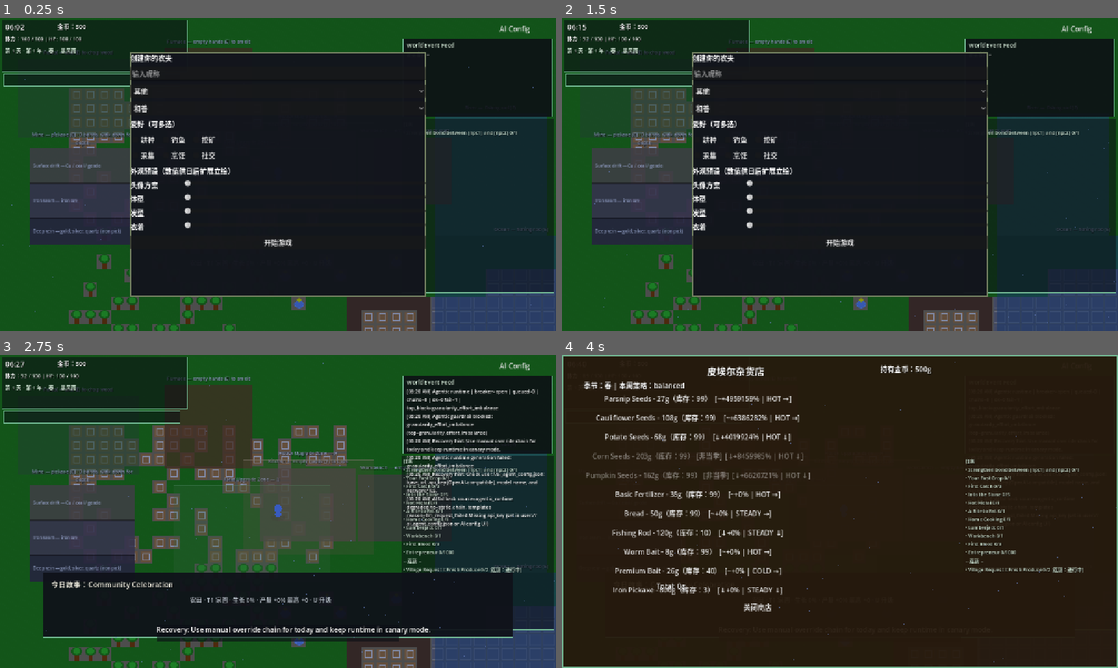
Above: before the commit, frames 1-4 (two rows, left to right).
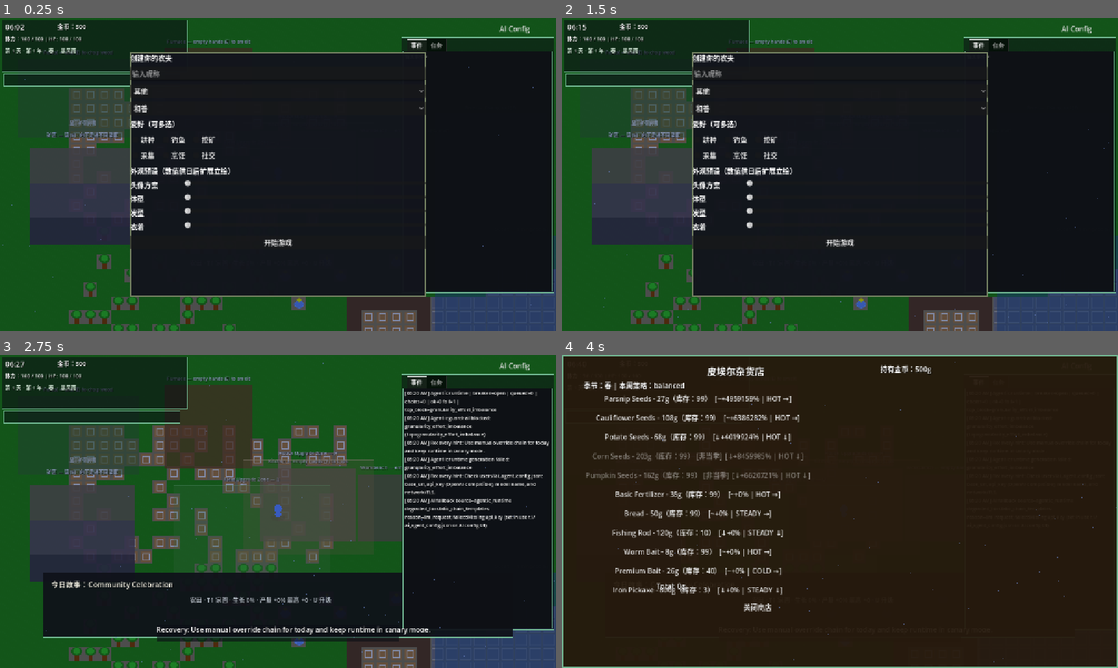
Above: after the commit, the same moments.

Repository: whu3554055-crypto/Stardew-Valley-AI
Game: Godot game, scene res://scenes/main.tscn
Same seed, same stepped clock (60 frames per second), same inputs: the game is played once before the commit and once after it. Sound files missing from this copy of the repository are replaced by a short silence.
Inputs (mouse positions are in pixels of both pictures, inside the frame that each line leads up to):
- Up to frame 1 (0.25 s): no input
- Up to frame 2 (1.5 s): click (645, 121) at 0.5 s, where only the run after the commit has a clickable "显示矿带说明"; click (645, 121) at 1.25 s, where only the run after the commit has a clickable "隐藏矿带说明"
- Up to frame 3 (2.75 s): click "开始游戏" at 2 s
- Up to frame 4 (4 s): click "AI Config" at 2.75 s; move the mouse to (962, 495) at 3.52 s; press the mouse at (962, 495) at 3.53 s; hold D (move_right) from 3.53 s (still down); tap B (open_shop) at 3.77 s

The runs differ from the first frame. In frame 1, 3.2% of the frame differs, in the area x 5-100%, y 6-88%; in frame 2, 9.3%; in frame 3, 12%, in the area x 3-100%, y 6-88%; in frame 4, 1.0%.

Commit message:
Journal tabs (events/quests) and collapsible mine ore labels
Made-with: Cursor

Diff:
--- a/data/ui/messages_en.json
+++ b/data/ui/messages_en.json
@@ -68,7 +68,12 @@
     "quest_tag_chain_failed": " [Chain: Failed]",
     "quest_tag_chain_active": " [Chain: Active]",
     "quest_tag_recovery": " [Recovery]",
-    "world_feed_empty": "No events yet."
+    "world_feed_empty": "No events yet.",
+    "tab_events": "Events",
+    "tab_quests": "Quests",
+    "mine_hint_short": "Mine — pickaxe (E) · walk down for depth",
+    "mine_bands_show": "Show ore labels",
+    "mine_bands_hide": "Hide ore labels"
   },
   "ui": {
     "audio_panel_title": "Audio mix (dB) — saved automatically",
--- a/data/ui/messages_zh_CN.json
+++ b/data/ui/messages_zh_CN.json
@@ -68,7 +68,12 @@
     "quest_tag_chain_failed": " [连锁：失败]",
     "quest_tag_chain_active": " [连锁：进行中]",
     "quest_tag_recovery": " [恢复]",
-    "world_feed_empty": "暂无事件。"
+    "world_feed_empty": "暂无事件。",
+    "tab_events": "事件",
+    "tab_quests": "任务",
+    "mine_hint_short": "矿区 — 镐 (E) · 向下走进不同深度",
+    "mine_bands_show": "显示矿带说明",
+    "mine_bands_hide": "隐藏矿带说明"
   },
   "ui": {
     "audio_panel_title": "音频混音（分贝）— 自动保存",
--- a/scenes/main.gd
+++ b/scenes/main.gd
@@ -14,7 +14,7 @@
 @onready var day_label = $UILayer/DayLabel
 @onready var stamina_label = $UILayer/StaminaLabel
 @onready var ai_config_button = $UILayer/AIConfigButton
-@onready var world_event_feed_label = $UILayer/WorldEventFeed/Content
+@onready var world_event_feed_label = $UILayer/RightJournalTabs/Events/EventScroll/Content
 @onready var quick_tip_label = $UILayer/QuickTipLabel
 @onready var quick_tip_timer = $UILayer/QuickTipTimer
 @onready var activity_zone_label = $UILayer/ActivityZoneLabel
@@ -24,7 +24,7 @@
 @onready var almanac_panel = $UILayer/AlmanacPanel
 @onready var recipe_picker = $UILayer/RecipePicker
 @onready var shop_ui = $UILayer/ShopUI
-@onready var quest_log_label = $UILayer/QuestLogScroll/QuestLogLabel
+@onready var quest_log_label = $UILayer/RightJournalTabs/Quests/QuestLogScroll/QuestLogLabel
 
 var current_npc = null
 var ai_config_scene = preload("res://scenes/ai_config_ui.tscn")
@@ -230,6 +230,7 @@
 	_load_combat_weapons_config()
 	_load_combat_enemies_config()
 	_apply_a3_ui_polish()
+	_connect_mine_bands_toggle()
 
 	if not GameManager.player_data.get("profile", {}).get("confirmed", false):
 		call_deferred("_open_player_creation")
@@ -313,6 +314,8 @@
 
 func _on_locale_changed(_code: String) -> void:
 	update_ui()
+	_apply_journal_tab_titles()
+	_refresh_mine_area_locale()
 	_refresh_quest_log()
 	if audio_mix_panel and audio_mix_panel.has_method("refresh_locale_text"):
 		audio_mix_panel.refresh_locale_text()
@@ -362,26 +365,22 @@
 		activity_zone_label.add_theme_color_override("font_shadow_color", Color(0, 0, 0, 0.5))
 		activity_zone_label.add_theme_constant_override("shadow_offset_x", 1)
 		activity_zone_label.add_theme_constant_override("shadow_offset_y", 1)
-	var wef: Panel = ui_layer.get_node_or_null("WorldEventFeed") as Panel
-	if wef:
-		var wsb := StyleBoxFlat.new()
-		wsb.bg_color = Color(0.05, 0.06, 0.08, 0.88)
-		wsb.set_border_width_all(1)
-		wsb.border_color = Color(0.35, 0.32, 0.22)
-		wsb.content_margin_left = 8
-		wsb.content_margin_top = 6
-		wsb.content_margin_right = 8
-		wsb.content_margin_bottom = 6
-		wef.add_theme_stylebox_override("panel", wsb)
+	var wsb := StyleBoxFlat.new()
+	wsb.bg_color = Color(0.05, 0.06, 0.08, 0.88)
+	wsb.set_border_width_all(1)
+	wsb.border_color = Color(0.35, 0.32, 0.22)
+	wsb.content_margin_left = 6
+	wsb.content_margin_top = 6
+	wsb.content_margin_right = 6
+	wsb.content_margin_bottom = 6
+	for tab_panel_name: String in ["Events", "Quests"]:
+		var tp: Panel = ui_layer.get_node_or_null("RightJournalTabs/%s" % tab_panel_name) as Panel
+		if tp:
+			tp.add_theme_stylebox_override("panel", wsb.duplicate() as StyleBoxFlat)
 	if world_event_feed_label:
 		world_event_feed_label.add_theme_color_override("font_shadow_color", Color(0, 0, 0, 0.45))
 		world_event_feed_label.add_theme_constant_override("shadow_offset_x", 1)
 		world_event_feed_label.add_theme_constant_override("shadow_offset_y", 1)
-	var wef_title: Label = ui_layer.get_node_or_null("WorldEventFeed/Title") as Label
-	if wef_title:
-		wef_title.add_theme_color_override("font_shadow_color", Color(0, 0, 0, 0.45))
-		wef_title.add_theme_constant_override("shadow_offset_x", 1)
-		wef_title.add_theme_constant_override("shadow_offset_y", 1)
 	if ai_config_button:
 		var bsb := StyleBoxFlat.new()
 		bsb.bg_color = Color(0.11, 0.12, 0.16, 0.92)
@@ -417,7 +416,7 @@
 		q_bg.mouse_filter = Control.MOUSE_FILTER_IGNORE
 		q_bg.set_anchors_preset(Control.PRESET_TOP_LEFT)
 		q_bg.offset_left = 924.0
-		q_bg.offset_top = 232.0
+		q_bg.offset_top = 44.0
 		q_bg.offset_right = 1276.0
 		q_bg.offset_bottom = 632.0
 		var qsb := StyleBoxFlat.new()
@@ -461,6 +460,7 @@
 		ui_layer.add_child(qtb)
 		ui_layer.move_child(qtb, quick_tip_label.get_index())
 	_style_world_zone_presentation()
+	_apply_journal_tab_titles()
 	_apply_seasonal_hud_tint()
 	_sync_hud_backdrop_layout()
 
@@ -477,7 +477,7 @@
 	var qb: Panel = ui_layer.get_node_or_null("QuestLogBackdrop") as Panel
 	if qb:
 		qb.offset_left = 924.0
-		qb.offset_top = 232.0
+		qb.offset_top = 44.0
 		qb.offset_right = 1276.0
 		qb.offset_bottom = 632.0
 	var ab: Panel = ui_layer.get_node_or_null("ActivityZoneBackdrop") as Panel
@@ -515,6 +515,16 @@
 	var house_overlay: Polygon2D = get_node_or_null("HouseUpgradeArea/Overlay") as Polygon2D
 	if house_overlay:
 		house_overlay.color = Color(0.66, 0.52, 0.34, 0.24)
+	var mine_tb: Button = get_node_or_null("MineArea/MineBandsToggle") as Button
+	if mine_tb:
+		var msb := StyleBoxFlat.new()
+		msb.bg_color = Color(0.11, 0.12, 0.15, 0.92)
+		msb.set_border_width_all(1)
+		msb.border_color = Color(0.38, 0.34, 0.24)
+		mine_tb.flat = true
+		for st: String in ["normal", "hover", "pressed"]:
+			mine_tb.add_theme_stylebox_override(st, msb.duplicate() as StyleBoxFlat)
+	_refresh_mine_area_locale()
 
 
 func _panel_set_season_border(panel: Panel, accent: Color) -> void:
@@ -585,12 +595,10 @@
 		if asb:
 			asb.border_color = accent
 			a_bg.add_theme_stylebox_override("panel", asb)
-	var wef_season: Panel = ui_layer.get_node_or_null("WorldEventFeed") as Panel
-	if wef_season:
-		var wsb2: StyleBoxFlat = wef_season.get_theme_stylebox("panel") as StyleBoxFlat
-		if wsb2:
-			wsb2.border_color = accent
-			wef_season.add_theme_stylebox_override("panel", wsb2)
+	for tab_panel_name: String in ["Events", "Quests"]:
+		var tp: Panel = ui_layer.get_node_or_null("RightJournalTabs/%s" % tab_panel_name) as Panel
+		if tp:
+			_panel_set_season_border(tp, accent)
 	_panel_set_season_border(dialogue_box, accent)
 	var inv_panel: Panel = ui_layer.get_node_or_null("InventoryUI") as Panel
 	_panel_set_season_border(inv_panel, accent)
@@ -603,6 +611,8 @@
 		_panel_set_season_border(shop_frame, accent)
 		shop_ui.apply_seasonal_accent(accent)
 	_button_set_season_border(ai_config_button, accent)
+	var mine_band_btn: Button = get_node_or_null("MineArea/MineBandsToggle") as Button
+	_button_set_season_border(mine_band_btn, accent)
 	var quick_tip_bg: Panel = ui_layer.get_node_or_null("QuickTipBackdrop") as Panel
 	if quick_tip_bg:
 		var qtp: StyleBoxFlat = quick_tip_bg.get_theme_stylebox("panel") as StyleBoxFlat
@@ -613,9 +623,6 @@
 		quest_log_label.add_theme_color_override("font_color", Color(text_col.r, text_col.g, text_col.b, 0.92))
 	if day_label:
 		day_label.add_theme_color_override("font_color", Color(text_col.r, text_col.g, text_col.b, 0.95))
-	var wef_title_season: Label = ui_layer.get_node_or_null("WorldEventFeed/Title") as Label
-	if wef_title_season:
-		wef_title_season.add_theme_color_override("font_color", text_col)
 	var inv_ui_accent = ui_layer.get_node_or_null("InventoryUI")
 	if inv_ui_accent and inv_ui_accent.has_method("set_seasonal_accent"):
 		inv_ui_accent.set_seasonal_accent(accent)
@@ -2592,8 +2599,74 @@
 		return
 	if world_event_feed.is_empty():
 		world_event_feed_label.text = UITextCatalog.get_text("hud", "world_feed_empty") if UITextCatalog else "No events yet."
-		return
-	world_event_feed_label.text = "\n".join(world_event_feed)
+	else:
+		world_event_feed_label.text = "\n".join(world_event_feed)
+	_fit_world_event_feed_content_height()
+
+
+func _fit_world_event_feed_content_height() -> void:
+	if not world_event_feed_label:
+		return
+	var line_h: int = maxi(12, world_event_feed_label.get_line_height())
+	var lines: int = maxi(1, world_event_feed_label.text.split("\n").size())
+	world_event_feed_label.custom_minimum_size.y = mini(900, maxi(120, lines * line_h + 20))
+
+
+func _apply_journal_tab_titles() -> void:
+	if not ui_layer:
+		return
+	var tabs: TabContainer = ui_layer.get_node_or_null("RightJournalTabs") as TabContainer
+	if tabs == null or tabs.get_tab_count() < 2:
+		return
+	if UITextCatalog:
+		tabs.set_tab_title(0, UITextCatalog.get_text("hud", "tab_events"))
+		tabs.set_tab_title(1, UITextCatalog.get_text("hud", "tab_quests"))
+	else:
+		tabs.set_tab_title(0, "Events")
+		tabs.set_tab_title(1, "Quests")
+
+
+func _connect_mine_bands_toggle() -> void:
+	var mbt: Button = get_node_or_null("MineArea/MineBandsToggle") as Button
+	if mbt == null:
+		return
+	for p: String in ["MineArea/MineLabelSurface", "MineArea/MineLabelIron", "MineArea/MineLabelDeep", "MineArea/MineDivider1", "MineArea/MineDivider2"]:
+		var n: Node = get_node_or_null(p)
+		if n:
+			n.visible = false
+	mbt.set_block_signals(true)
+	mbt.button_pressed = false
+	mbt.set_block_signals(false)
+	_refresh_mine_bands_button_text(false)
+	if not mbt.toggled.is_connected(_on_mine_bands_toggled):
+		mbt.toggled.connect(_on_mine_bands_toggled)
+
+
+func _refresh_mine_bands_button_text(details_on: bool) -> void:
+	var mbt: Button = get_node_or_null("MineArea/MineBandsToggle") as Button
+	if mbt == null:
+		return
+	if UITextCatalog:
+		mbt.text = UITextCatalog.get_text("hud", "mine_bands_hide") if details_on else UITextCatalog.get_text("hud", "mine_bands_show")
+	else:
+		mbt.text = "Hide ore labels" if details_on else "Show ore labels"
+
+
+func _on_mine_bands_toggled(pressed: bool) -> void:
+	for p: String in ["MineArea/MineLabelSurface", "MineArea/MineLabelIron", "MineArea/MineLabelDeep", "MineArea/MineDivider1", "MineArea/MineDivider2"]:
+		var n: Node = get_node_or_null(p)
+		if n:
+			n.visible = pressed
+	_refresh_mine_bands_button_text(pressed)
+
+
+func _refresh_mine_area_locale() -> void:
+	var mh: Label = get_node_or_null("MineArea/MineHint") as Label
+	if mh and UITextCatalog:
+		mh.text = UITextCatalog.get_text("hud", "mine_hint_short")
+	var mbt: Button = get_node_or_null("MineArea/MineBandsToggle") as Button
+	if mbt:
+		_refresh_mine_bands_button_text(mbt.button_pressed)
 
 func _apply_narrative_daily_quest(narrative: Dictionary):
 	if narrative.is_empty():
--- a/scenes/main.tscn
+++ b/scenes/main.tscn
@@ -138,16 +138,19 @@
 polygon = PackedVector2Array(0, 160, 240, 160, 240, 220, 0, 220)
 
 [node name="MineDivider1" type="Polygon2D" parent="MineArea"]
+visible = false
 z_index = 1
 color = Color(0.1, 0.08, 0.1, 0.45)
 polygon = PackedVector2Array(0, 79, 240, 79, 240, 82, 0, 82)
 
 [node name="MineDivider2" type="Polygon2D" parent="MineArea"]
+visible = false
 z_index = 1
 color = Color(0.1, 0.08, 0.1, 0.45)
 polygon = PackedVector2Array(0, 159, 240, 159, 240, 162, 0, 162)
 
 [node name="MineLabelSurface" type="Label" parent="MineArea"]
+visible = false
 z_index = 2
 offset_left = 6.0
 offset_top = 4.0
@@ -158,6 +161,7 @@
 vertical_alignment = 1
 
 [node name="MineLabelIron" type="Label" parent="MineArea"]
+visible = false
 z_index = 2
 offset_left = 6.0
 offset_top = 84.0
@@ -168,6 +172,7 @@
 vertical_alignment = 1
 
 [node name="MineLabelDeep" type="Label" parent="MineArea"]
+visible = false
 z_index = 2
 offset_left = 6.0
 offset_top = 164.0
@@ -177,13 +182,24 @@
 text = "Deep vein — gold, silver, quartz (iron pick)"
 vertical_alignment = 1
 
+[node name="MineBandsToggle" type="Button" parent="MineArea"]
+z_index = 4
+offset_left = 8.0
+offset_top = -72.0
+offset_right = 232.0
+offset_bottom = -46.0
+focus_mode = 0
+toggle_mode = true
+theme_override_font_sizes/font_size = 10
+text = "Show ore labels"
+
 [node name="MineHint" type="Label" parent="MineArea"]
 offset_left = 0.0
 offset_top = -40.0
 offset_right = 240.0
 offset_bottom = -2.0
 theme_override_font_sizes/font_size = 12
-text = "Mine — pickaxe (E) · 3 bands, walk down for depth"
+text = "Mine — pickaxe (E) · walk down for depth"
 horizontal_alignment = 1
 autowrap_mode = 2
 
@@ -499,43 +515,57 @@
 
 [node name="RecipePicker" parent="UILayer" instance=ExtResource("11_rp")]
 
-[node name="WorldEventFeed" type="Panel" parent="UILayer"]
+[node name="RightJournalTabs" type="TabContainer" parent="UILayer"]
 offset_left = 928.0
 offset_top = 48.0
 offset_right = 1272.0
-offset_bottom = 228.0
-
-[node name="Title" type="Label" parent="UILayer/WorldEventFeed"]
-layout_mode = 0
-offset_left = 8.0
-offset_top = 6.0
-offset_right = 330.0
-offset_bottom = 26.0
+offset_bottom = 628.0
 theme_override_font_sizes/font_size = 13
-text = "World Event Feed"
-
-[node name="Content" type="Label" parent="UILayer/WorldEventFeed"]
-layout_mode = 0
-offset_left = 8.0
-offset_top = 28.0
-offset_right = 332.0
-offset_bottom = 172.0
+current_tab = 0
+
+[node name="Events" type="Panel" parent="UILayer/RightJournalTabs"]
+layout_mode = 2
+
+[node name="EventScroll" type="ScrollContainer" parent="UILayer/RightJournalTabs/Events"]
+layout_mode = 1
+anchors_preset = 15
+anchor_right = 1.0
+anchor_bottom = 1.0
+offset_left = 4.0
+offset_top = 4.0
+offset_right = -4.0
+offset_bottom = -4.0
+grow_horizontal = 2
+grow_vertical = 2
+horizontal_scroll_mode = 0
+vertical_scroll_mode = 1
+
+[node name="Content" type="Label" parent="UILayer/RightJournalTabs/Events/EventScroll"]
+layout_mode = 2
+size_flags_horizontal = 3
+custom_minimum_size = Vector2(300, 200)
 theme_override_font_sizes/font_size = 11
 text = "No events yet."
 autowrap_mode = 2
 
-[node name="ShopUI" parent="UILayer" instance=ExtResource("14_shop")]
-visible = false
-
-[node name="QuestLogScroll" type="ScrollContainer" parent="UILayer"]
-offset_left = 928.0
-offset_top = 236.0
-offset_right = 1272.0
-offset_bottom = 628.0
+[node name="Quests" type="Panel" parent="UILayer/RightJournalTabs"]
+layout_mode = 2
+
+[node name="QuestLogScroll" type="ScrollContainer" parent="UILayer/RightJournalTabs/Quests"]
+layout_mode = 1
+anchors_preset = 15
+anchor_right = 1.0
+anchor_bottom = 1.0
+offset_left = 4.0
+offset_top = 4.0
+offset_right = -4.0
+offset_bottom = -4.0
+grow_horizontal = 2
+grow_vertical = 2
 horizontal_scroll_mode = 0
 vertical_scroll_mode = 1
 
-[node name="QuestLogLabel" type="Label" parent="UILayer/QuestLogScroll"]
+[node name="QuestLogLabel" type="Label" parent="UILayer/RightJournalTabs/Quests/QuestLogScroll"]
 layout_mode = 2
 size_flags_horizontal = 3
 custom_minimum_size = Vector2(308, 200)
@@ -544,6 +574,9 @@
 text = "Quests"
 autowrap_mode = 2
 
+[node name="ShopUI" parent="UILayer" instance=ExtResource("14_shop")]
+visible = false
+
 [node name="Pierre" parent="." instance=ExtResource("6_pierre")]
 
 [node name="Abigail" parent="." instance=ExtResource("7_abigail")]
